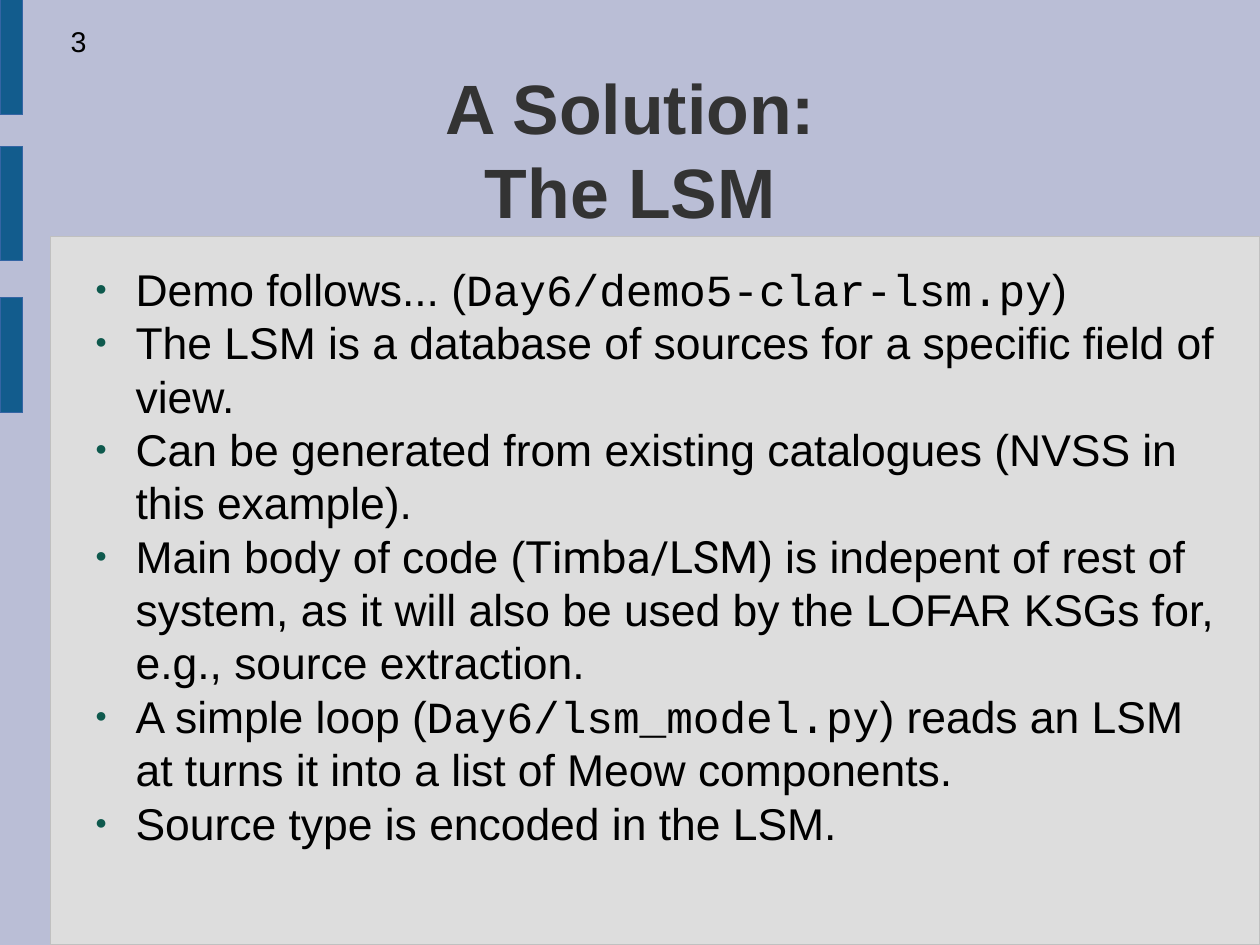
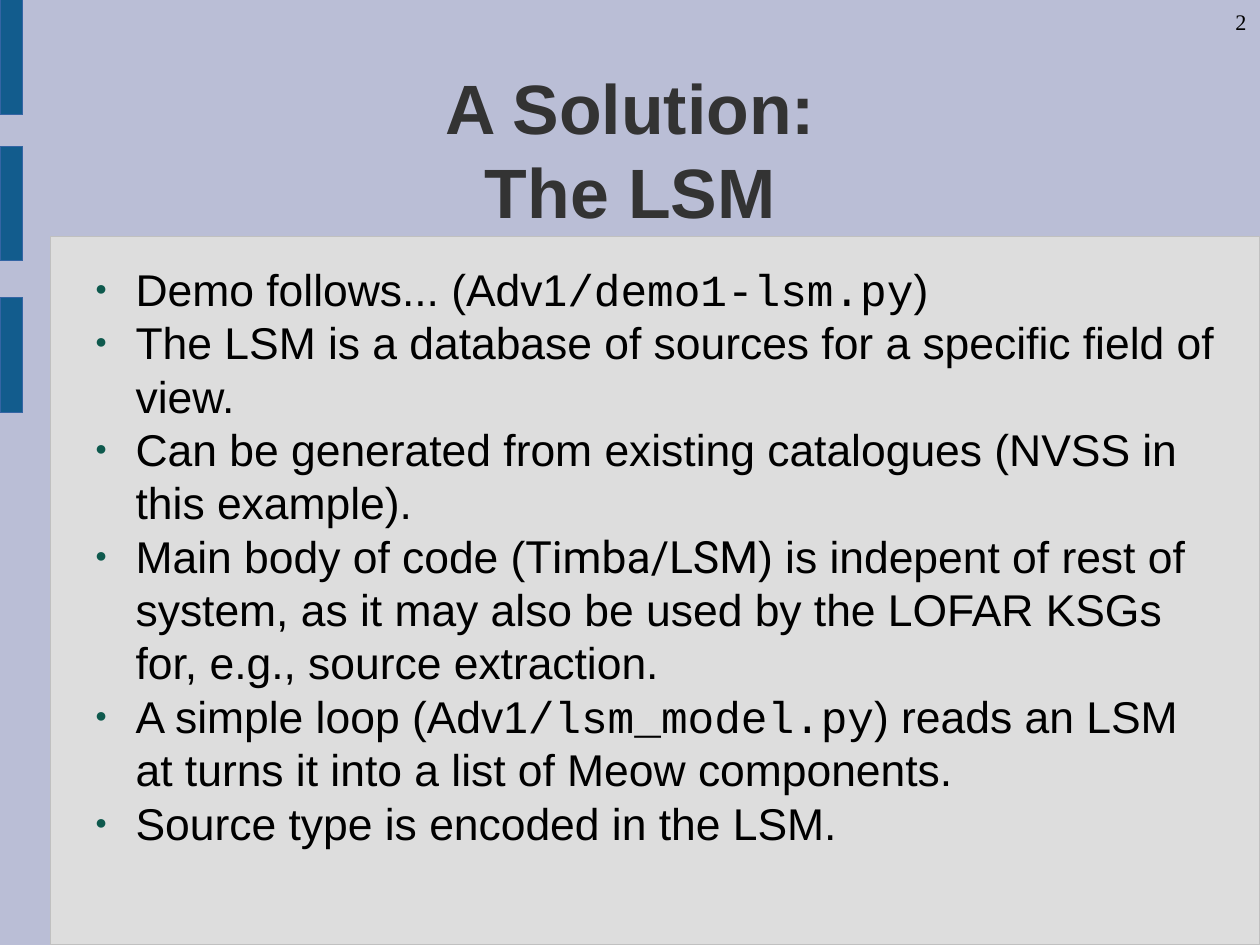
Before and after one commit to ratt-ru/meqtrees-timba, a slide deck: slide 2 of doc/Courses/Workshop2007-Presentations/Adv1-LSM-Design-Debugging.odp (slide 3 before the commit). Drawn at 1260x945 pixels with LibreOffice and Linux fonts; fonts in the diff are those of the drawing. Boxes give left, top, right and bottom in pixels: in the first picture for what was removed or moved away, otherwise in the second. Text is boxed around its words. In the diff, an @@ line names an element or a change of style, - is before the commit and + after.

```diff
--- a/doc/Courses/Workshop2007-Presentations/Adv1-LSM-Design-Debugging.odp
+++ b/doc/Courses/Workshop2007-Presentations/Adv1-LSM-Design-Debugging.odp
@@ page number added at (x1=1235, y1=15, x2=1246, y2=30), 14 pt, text #000000 @@
+2
@@ page number removed at (x1=71, y1=32, x2=87, y2=53) @@
-3
@@ text at (x1=136, y1=273, x2=928, y2=315): text changed; font Courier New to Arial @@
-● Demo follows... (Day6/demo5-clar-lsm.py)
+● Demo follows... (Adv1/demo1-lsm.py)
@@ text at (x1=136, y1=539, x2=1185, y2=795): text changed @@
-● Main body of code (Timba/LSM) is indepent of rest of system, as it will also be used by the LOFAR KSGs for, e.g., source extraction.
-● A simple loop (Day6/lsm_model.py) reads an LSM at turns it into a list of Meow components.
+● Main body of code (Timba/LSM) is indepent of rest of system, as it may also be used by the LOFAR KSGs for, e.g., source extraction.
+● A simple loop (Adv1/lsm_model.py) reads an LSM at turns it into a list of Meow components.
```
Also in this commit, not shown: 19 other slides changed, 17 slides removed, 4 other files.
